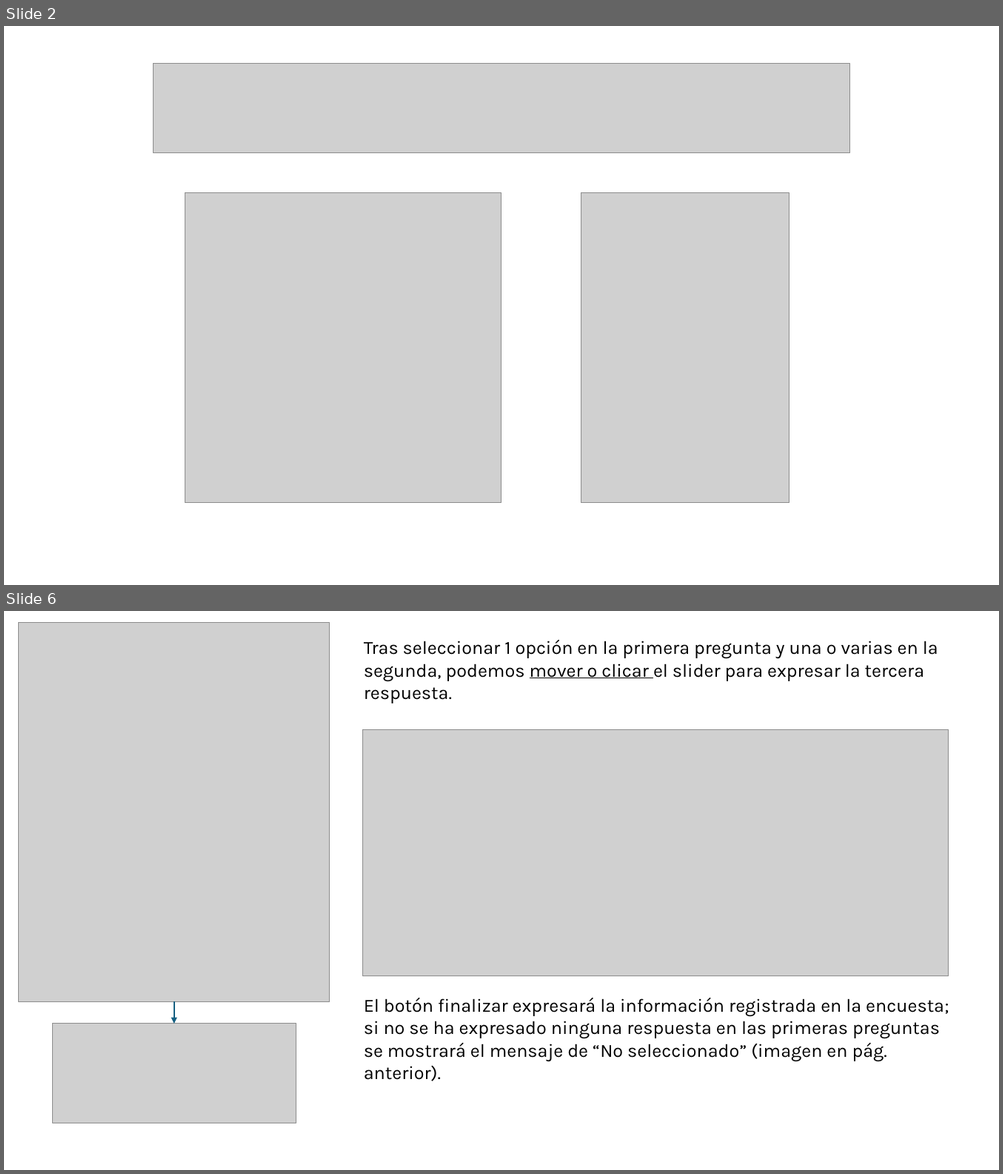
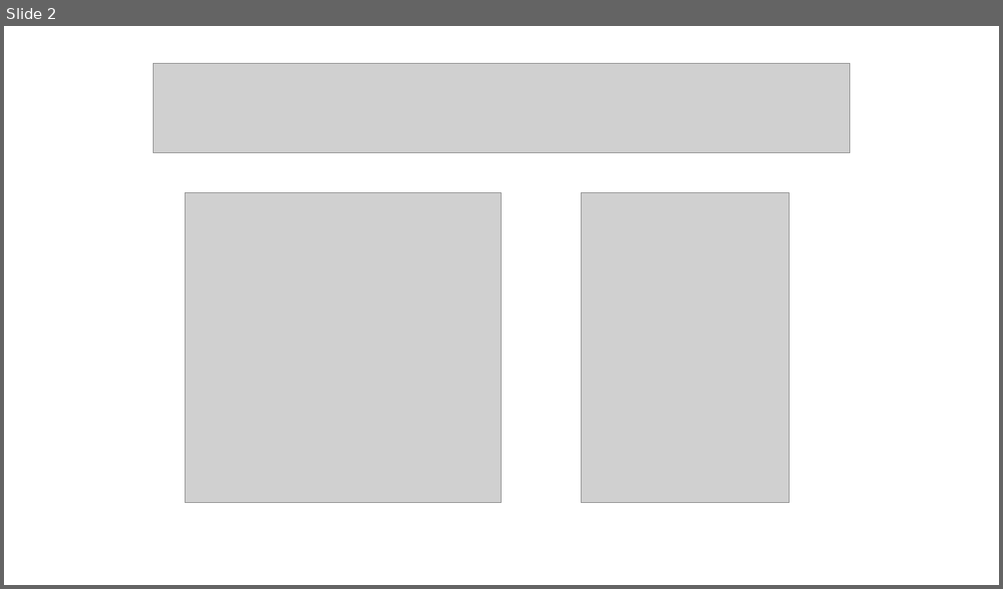
Before and after one commit to AchillesD9-Alex/-2024-Java-Angular-Bootcamp, a slide deck: [JAVA]/C2/TA10/ta10.pptx. Shown one above the other, each under a label of ours: slides 2 and 6 before the commit, slide 2 after it; the slides between them are not shown. The pictures are 1003x1174 and 1003x589 pixels, drawn with LibreOffice and Linux fonts; fonts in the diff are those of the drawing; grey boxes stand for pictures. Boxes give left, top, right and bottom in pixels: in the first picture for what was removed or moved away, otherwise in the second. Text is boxed around its words. In the diff, an @@ line names an element or a change of style, - is before the commit and + after.

```diff
--- a/[JAVA]/C2/TA10/ta10.pptx
+++ b/[JAVA]/C2/TA10/ta10.pptx
@@ slide 6 removed at (4, 611, 999, 1170), background #FFFFFF @@
@@ picture removed at (19, 622, 330, 1002) @@
@@ text removed at (364, 640, 948, 1062) @@
-Tras seleccionar 1 opción en la primera pregunta y una o varias en la segunda, podemos mover o clicar el slider para expresar la tercera respuesta.
-El botón finalizar expresará la información registrada en la encuesta; si no se ha expresado ninguna respuesta en las primeras preguntas se mostrará el mensaje de “No seleccionado” (imagen en pág. anterior).
@@ picture removed at (363, 729, 948, 977) @@
@@ arrow removed from (174, 1002) to (174, 1024) @@
@@ picture removed at (53, 1024, 296, 1123) @@
```
Also in this commit, not shown: 3 slides added, 3 other slides removed, 1 other file.
